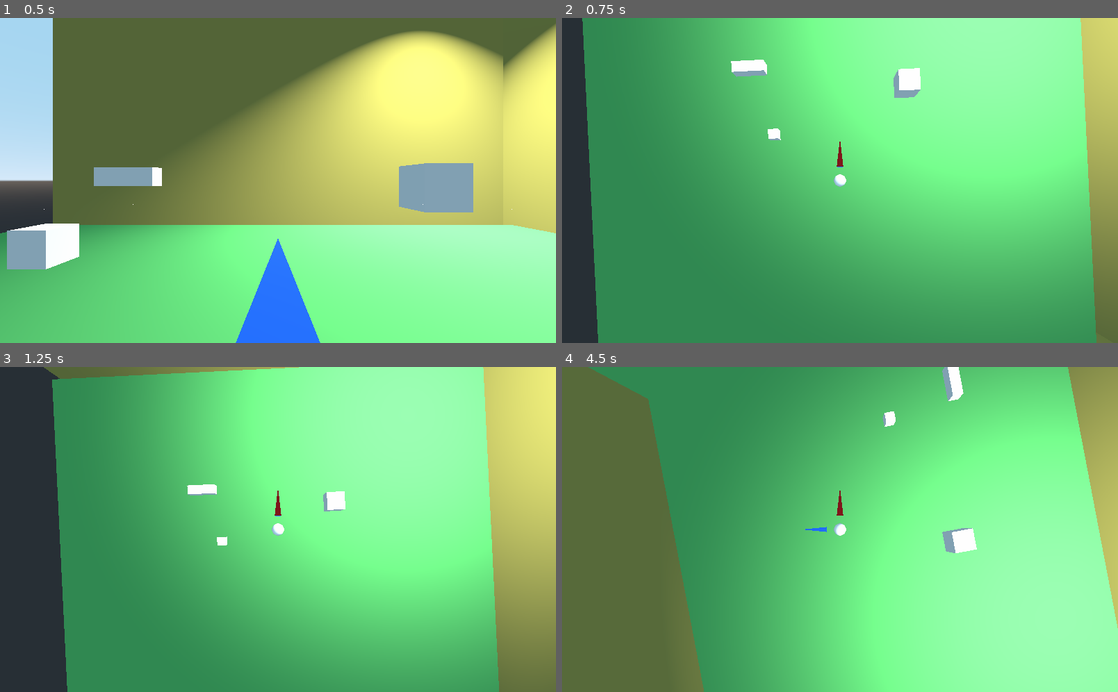
Above: before the commit, frames 1-4 (two rows, left to right).
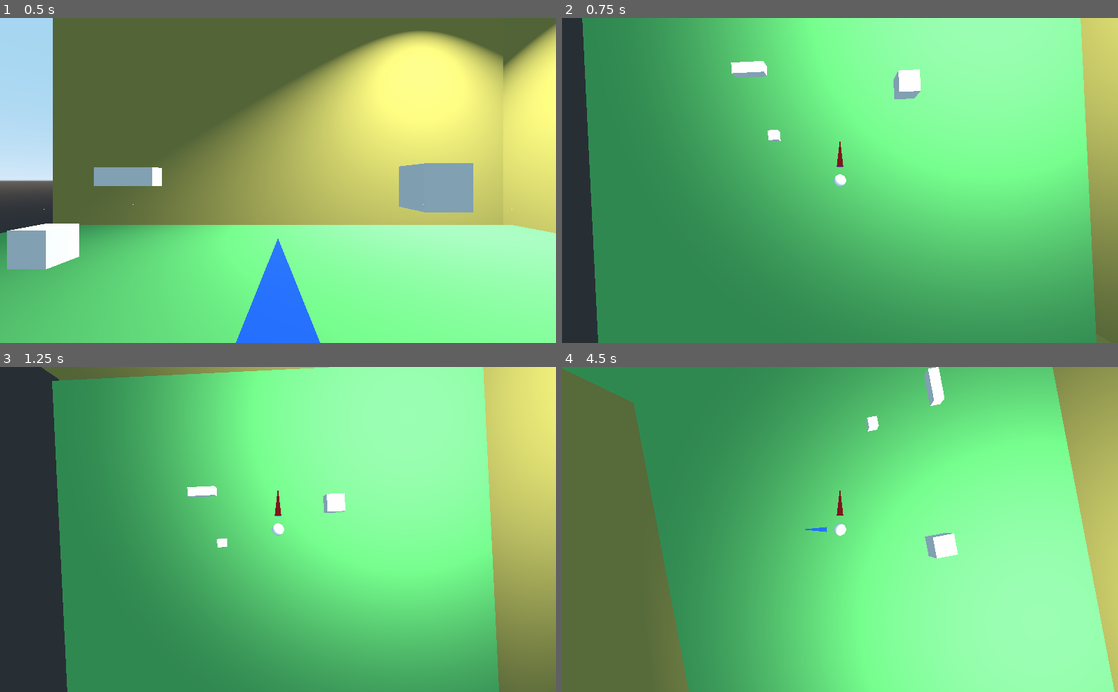
Above: after the commit, the same moments.

Repository: shejogalvez/GD-3DChallengers
Game: Godot game, scene res://Room.tscn
Same seed, same stepped clock (60 frames per second), same inputs: the game is played once before the commit and once after it.
Inputs (mouse positions are in pixels of both pictures, inside the frame that each line leads up to):
- Up to frame 1 (0.5 s): no input
- Up to frame 2 (0.75 s): tap Enter at 0.5 s; move the mouse to (867, 180) at 0.52 s; hold W (movement_forward) from 0.53 s (still down); tap Tab (change_camera) at 0.6 s
- Up to frame 3 (1.25 s): keep holding W (movement_forward); tap Space (movement_jump) at 0.77 s
- Up to frame 4 (4.5 s): move the mouse to (728, 545) at 1.27 s; release W (movement_forward) at 1.28 s; hold S (movement_backward) 1.28-2.03 s; tap Shift (movement_sprint) at 1.35 s; tap Space (movement_jump) at 1.52, 3.02, 3.77 s; move the mouse to (895, 458) at 2.02 s; press the mouse at (895, 458) at 2.03 s; hold D (movement_right) 2.03-2.78 s; move the mouse to (812, 594) at 2.77 s; release the mouse at (812, 594) at 2.78 s; hold W (movement_forward) 2.78-3.53 s; tap E (td_rotate_clockwise) at 2.85 s; click (812, 594) at 2.92 s; move the mouse to (1006, 578) at 3.52 s; hold Q (td_rotate_counterclockwise) 3.53-4.28 s; hold A (movement_left) from 3.53 s (still down); move the mouse to (673, 480) at 4.27 s; tap 1 at 4.35 s

Frame 1 is identical in both runs. In frame 2, 0.2% of the frame differs, in the area x 3-97%, y 1-98%; in frame 3, 0.4%; in frame 4, 6.9%, in the area x 0-100%, y 0-100%.

Commit message:
Movement constants adjustment

Diff:
--- a/Player.gd
+++ b/Player.gd
@@ -20,17 +20,16 @@
 const MAX_SPEED = 28
 
 const ACCEL = 4.5
-const DEACCEL= 16
+const DEACCEL= 20
 
 const JUMP_SPEED = 32
 
 const GRAVITY = -56
 
 const MAX_SLOPE_ANGLE = 40
-
 # Sprinting
-const MAX_SPRINT_SPEED = 54
-const SPRINT_ACCEL = 18
+const MAX_SPRINT_SPEED = 42
+const SPRINT_ACCEL = 16
 var is_sprinting = false
 
 # Called when the node enters the scene tree for the first time.
@@ -60,9 +59,9 @@
 	if is_on_floor():
 		if Input.is_action_just_pressed("movement_jump"):
 			vel.y = JUMP_SPEED
-	# ----------------------------------
+	# -----------------------------
 	# Sprinting
-	# ----------------------------------
+	# -----------------------------
 	if Input.is_action_pressed("movement_sprint"):
 		is_sprinting = true
 	else:
@@ -96,7 +95,6 @@
 	if Input.is_action_pressed("movement_right"):
 		topdown_movement.x += 1
 	if Input.is_action_pressed("movement_forward"):
-		print("W");
 		topdown_movement.y -= 1
 	if Input.is_action_pressed("movement_backward"):
 		topdown_movement.y += 1
